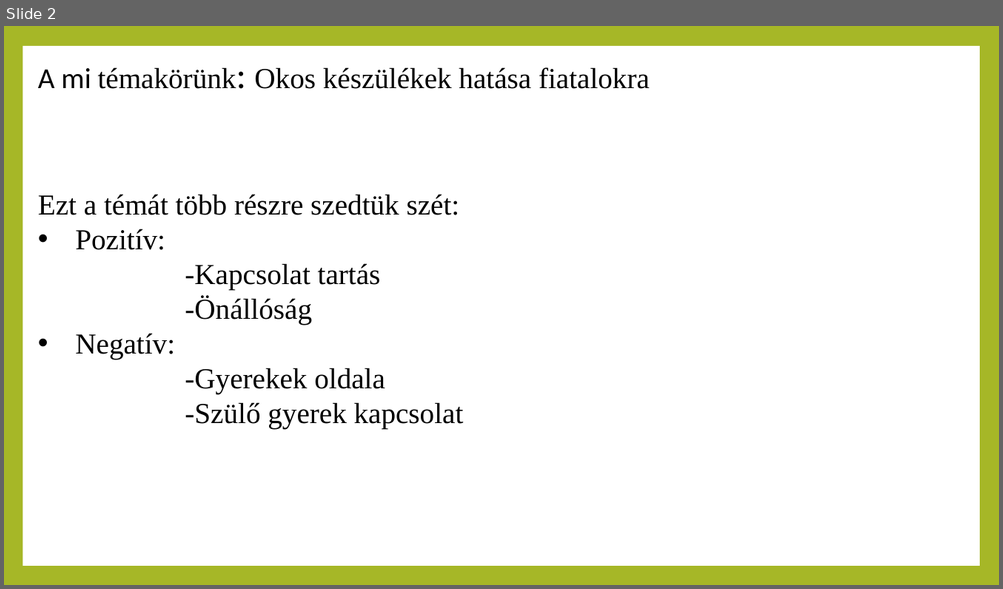
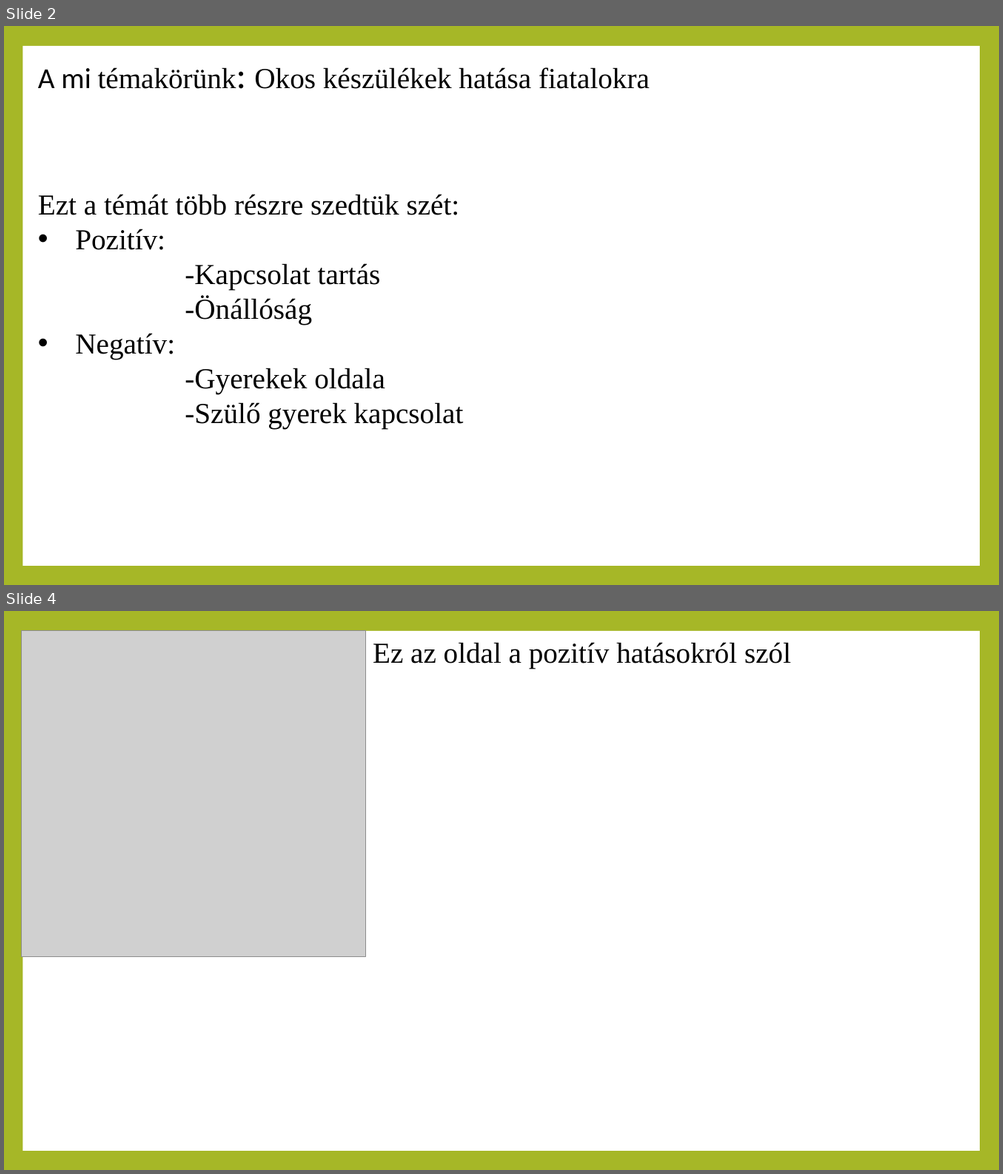
Before and after one commit to KarsaiLevente/KarsaiLevente, a slide deck: KL_vedes.pptx. Shown one above the other, each under a label of ours: slide 2 before the commit, slides 2 and 4 after it; the slides between them are not shown. The pictures are 1003x589 and 1003x1174 pixels, drawn with LibreOffice and Linux fonts; fonts in the diff are those of the drawing; grey boxes stand for pictures. Boxes give left, top, right and bottom in pixels: in the first picture for what was removed or moved away, otherwise in the second. Text is boxed around its words. In the diff, an @@ line names an element or a change of style, - is before the commit and + after.

```diff
--- a/KL_vedes.pptx
+++ b/KL_vedes.pptx
@@ slide 4 added at bbox=[4, 611, 999, 1170], background #A6B727; not listed: 1 template element that a slide beside it also shows @@
@@ picture added at bbox=[21, 631, 365, 957] @@
@@ text added at bbox=[373, 642, 791, 669], 28 pt, text #000000 @@
+Ez az oldal a pozitív hatásokról szól
```
Also in this commit, not shown: 1 slide changed, 1 slide removed, 1 other file.
